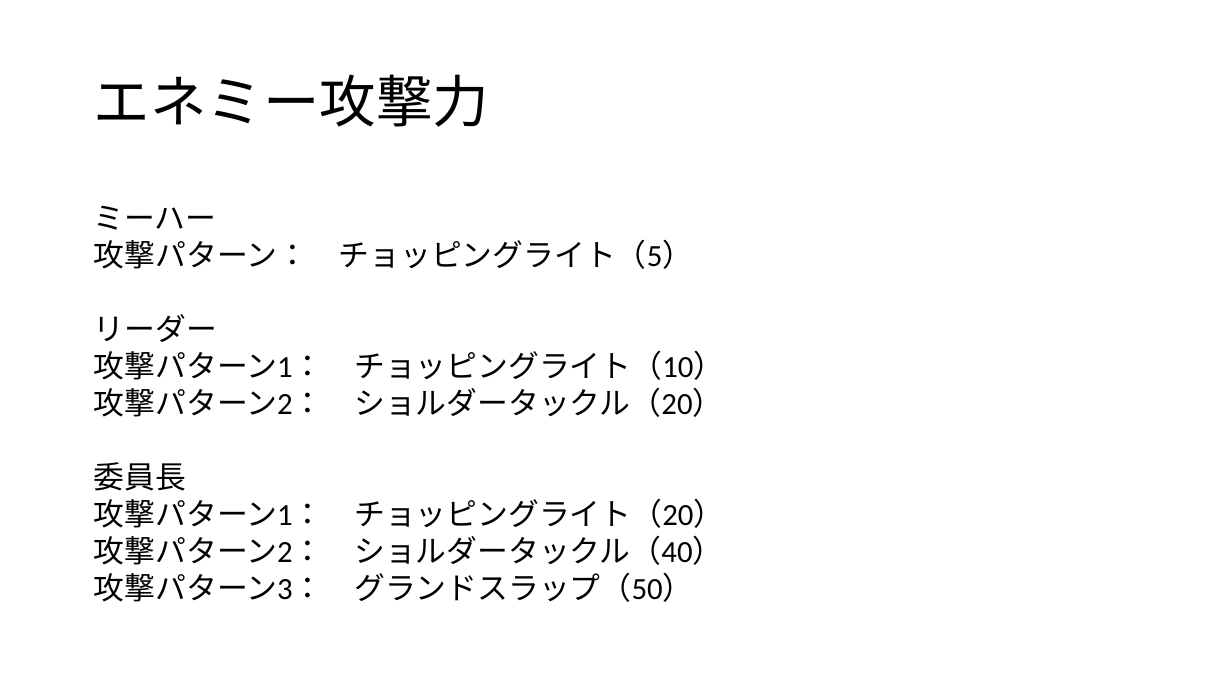
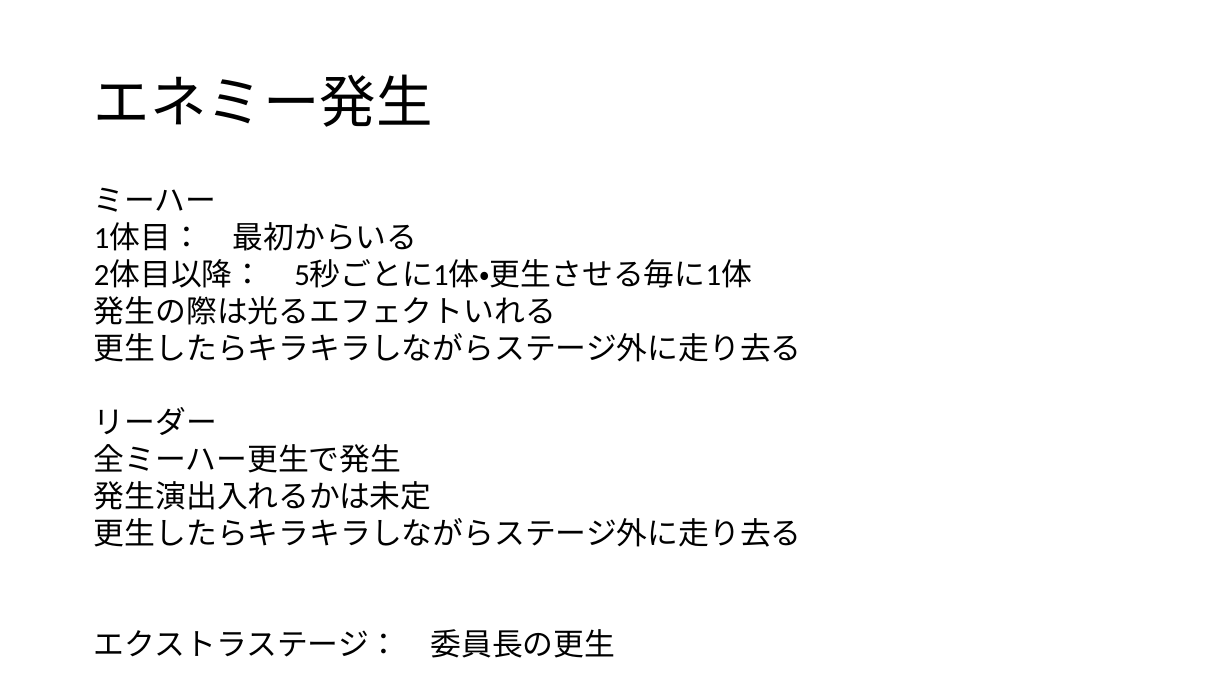
Before and after one commit to yuusei1113k/FatmanHerosTmp, a slide deck: slide 10 of システム詳細.pptx (slide 8 before the commit). Drawn at 1232x693 pixels with LibreOffice and Linux fonts; fonts in the diff are those of the drawing. Boxes give left, top, right and bottom in pixels: in the first picture for what was removed or moved away, otherwise in the second. Text is boxed around its words. In the diff, an @@ line names an element or a change of style, - is before the commit and + after.

Commit message:
システム詳細更新。

```diff
--- a/システム詳細.pptx
+++ b/システム詳細.pptx
@@ title at (x1=94, y1=74, x2=433, y2=127): text changed @@
-エネミー攻撃力
+エネミー発生
@@ text at (x1=94, y1=222, x2=802, y2=362): text changed @@
-攻撃パターン： チョッピングライト（5）
+1体目： 最初からいる
+2体目以降： 5秒ごとに1体・更生させる毎に1体
+発生の際は光るエフェクトいれる
+更生したらキラキラしながらステージ外に走り去る
@@ text at (x1=94, y1=444, x2=802, y2=658): text changed @@
-攻撃パターン1： チョッピングライト（10）
-攻撃パターン2： ショルダータックル（20）
-委員長
-攻撃パターン1： チョッピングライト（20）
-攻撃パターン2： ショルダータックル（40）
-攻撃パターン3： グランドスラップ（50）
+全ミーハー更生で発生
+発生演出入れるかは未定
+更生したらキラキラしながらステージ外に走り去る
+エクストラステージ： 委員長の更生
```
Also in this commit, not shown: 6 other slides changed, 7 slides added.
